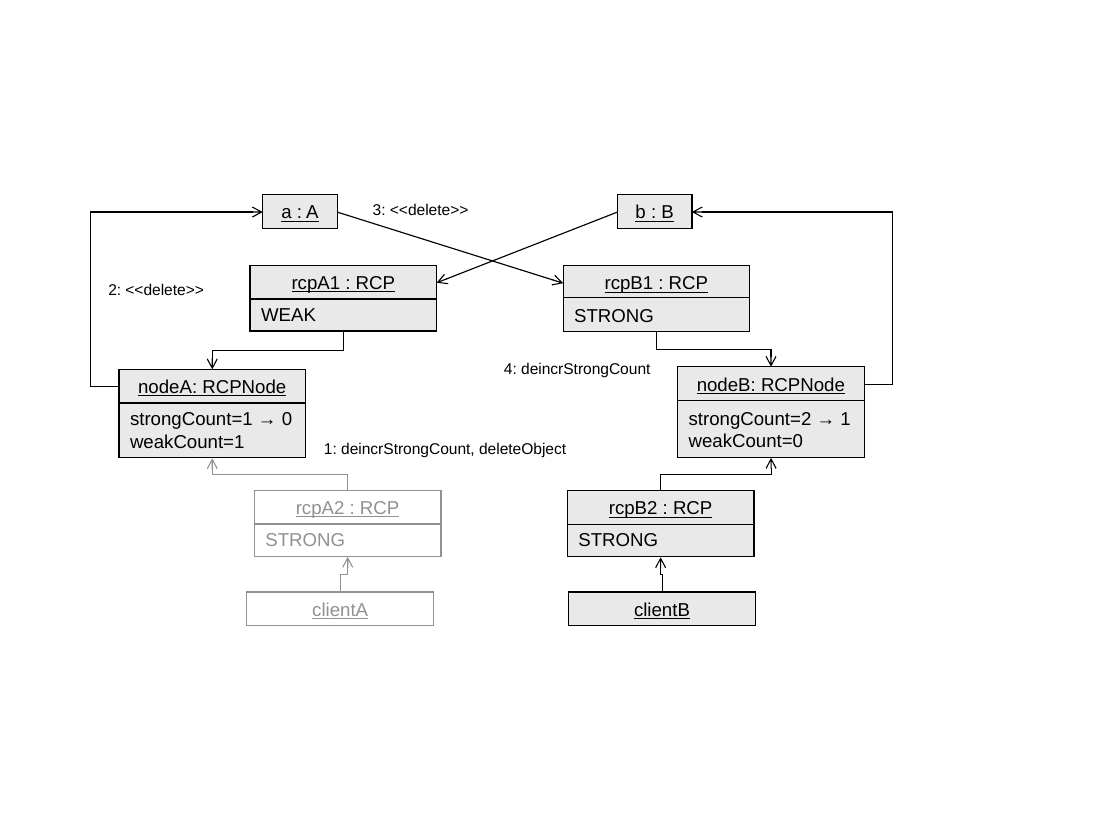
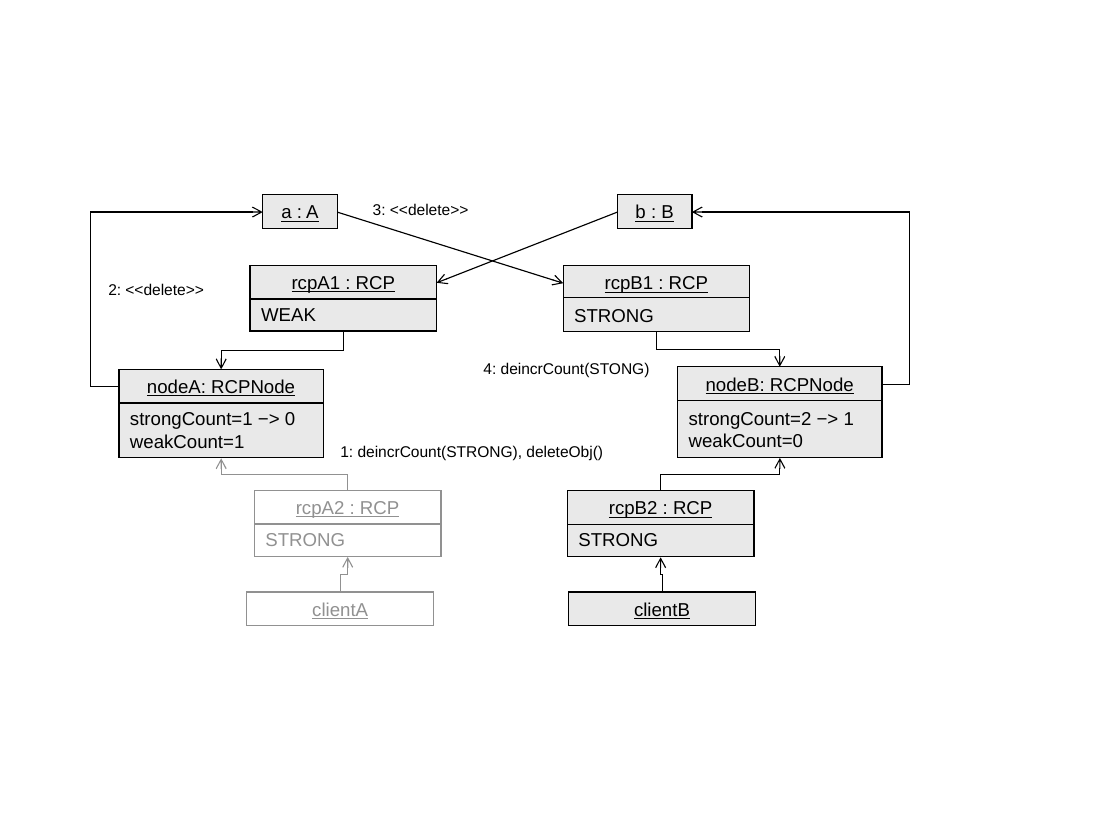
Before and after one commit to bartlettroscoe/TeuchosMMDocs, a slide deck: slide 1 of memory_management_report/CircularRCP_A_B_ClientA_1.ppt. Drawn at 1120x840 pixels with LibreOffice and Linux fonts; fonts in the diff are those of the drawing. Boxes give left, top, right and bottom in pixels: in the first picture for what was removed or moved away, otherwise in the second. Text is boxed around its words. In the diff, an @@ line names an element or a change of style, - is before the commit and + after.

```diff
--- a/memory_management_report/CircularRCP_A_B_ClientA_1.ppt
+++ b/memory_management_report/CircularRCP_A_B_ClientA_1.ppt
@@ elbow arrow moved from (865, 384) - (692, 212) to (883, 384) - (692, 212) @@
@@ elbow arrow moved from (344, 333) - (212, 370) to (344, 333) - (221, 370) @@
@@ elbow arrow moved from (656, 333) - (771, 366) to (656, 333) - (780, 366) @@
@@ rectangle "nodeA: RCPNode": place and size @@
-rectangle "nodeA: RCPNode" at <box>119,370,306,403</box>
+rectangle "nodeA: RCPNode" at <box>119,370,323,403</box>
@@ text at <box>483,362,650,377</box>: text changed @@
-4: deincrStrongCount
+4: deincrCount(STONG)
@@ rectangle "nodeB: RCPNode": place and size @@
-rectangle "nodeB: RCPNode" at <box>678,366,865,400</box>
+rectangle "nodeB: RCPNode" at <box>678,366,881,400</box>
@@ rectangle "strongCount=1 −> 0": place and size @@
-rectangle "strongCount=1 −> 0" at <box>119,401,306,457</box>
+rectangle "strongCount=1 −> 0" at <box>119,401,323,457</box>
@@ text in rectangle at <box>130,412,295,429</box>: text changed @@
-strongCount=1 → 0
+strongCount=1 −> 0
@@ rectangle "strongCount=2 −> 1": place and size @@
-rectangle "strongCount=2 −> 1" at <box>678,401,865,457</box>
+rectangle "strongCount=2 −> 1" at <box>678,401,881,457</box>
@@ text in rectangle at <box>689,412,854,429</box>: text changed @@
-strongCount=2 → 1
+strongCount=2 −> 1
@@ text at <box>340,445,603,461</box>: text changed @@
-1: deincrStrongCount, deleteObject
+1: deincrCount(STRONG), deleteObj()
@@ elbow arrow moved from (347, 491) - (213, 458) to (347, 491) - (221, 458) @@
@@ elbow arrow moved from (661, 491) - (771, 458) to (661, 491) - (780, 458) @@
```
Also in this commit, not shown: 8 other files.
